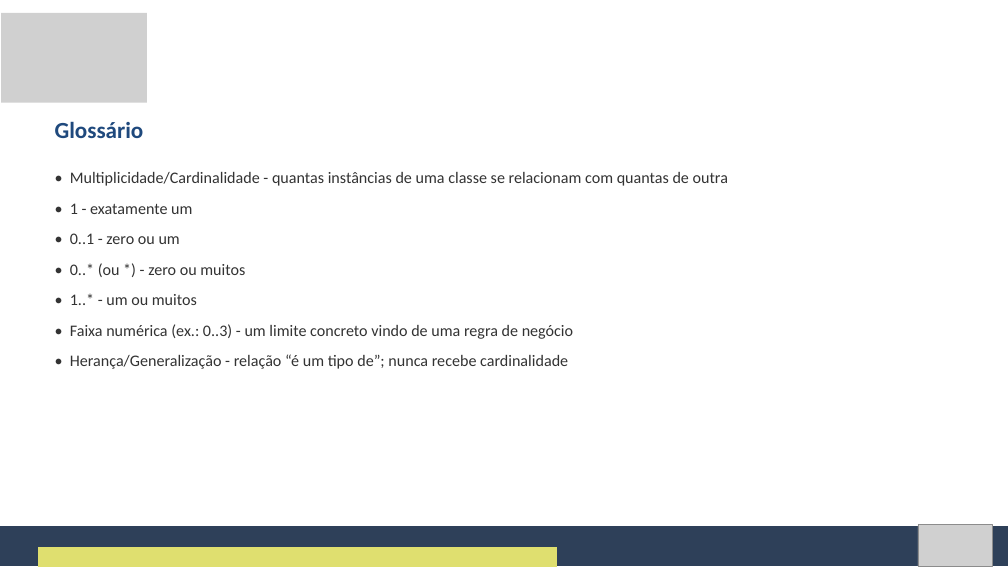
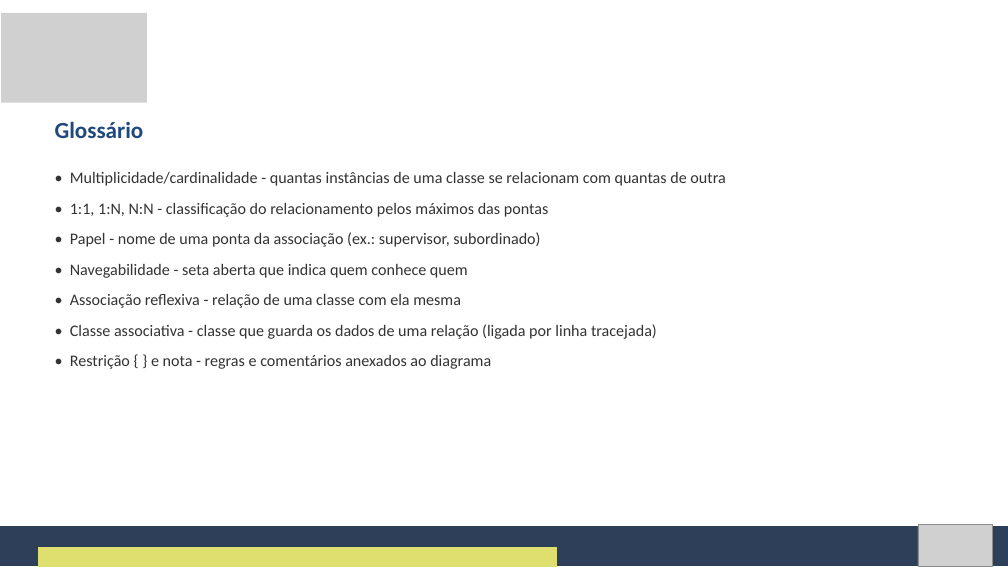
Before and after one commit to Natan20/Curso-Modelagem-De-Sistemas-Material, a slide deck: slide 113 of Aula 06 - 25-09-2026/Aula 6 - Slides.pptx (slide 102 before the commit). Drawn at 1008x567 pixels with LibreOffice and Linux fonts; fonts in the diff are those of the drawing; grey boxes stand for pictures. Boxes give left, top, right and bottom in pixels: in the first picture for what was removed or moved away, otherwise in the second. Text is boxed around its words. In the diff, an @@ line names an element or a change of style, - is before the commit and + after.

Commit message:
Amplia a Aula 6: cardinalidade e além, atividades com ponto de partida
- Slides (117) e Apostila reestruturados: 1:1/1:N/N:N, papéis, navegabilidade,
  associação reflexiva, classe associativa, restrições e ponte com o banco
- Atividade 1 alinhada ao diagrama da Aula 5 (verbos originais e as
  associações Atendente registra / Gerente autoriza Pedido)
- Atividade 3 (revisão geral AutoCerto) dividida em 3 etapas, com exemplo
  de formato para cada parte
- Exemplo guiado com passos de posicionamento e slide de resultado esperado
- Arquivos .drawio de ponto de partida para o exemplo guiado e as
  Atividades 1 e 2
- Novos diagramas da aula

```diff
--- a/Aula 06 - 25-09-2026/Aula 6 - Slides.pptx
+++ b/Aula 06 - 25-09-2026/Aula 6 - Slides.pptx
@@ text at [70, 172, 725, 369]: text changed @@
-• Multiplicidade/Cardinalidade - quantas instâncias de uma classe se relacionam com quantas de outra
-• 1 - exatamente um
-• 0..1 - zero ou um
-• 0..* (ou *) - zero ou muitos
-• 1..* - um ou muitos
-• Faixa numérica (ex.: 0..3) - um limite concreto vindo de uma regra de negócio
-• Herança/Generalização - relação “é um tipo de”; nunca recebe cardinalidade
+• Multiplicidade/cardinalidade - quantas instâncias de uma classe se relacionam com quantas de outra
+• 1:1, 1:N, N:N - classificação do relacionamento pelos máximos das pontas
+• Papel - nome de uma ponta da associação (ex.: supervisor, subordinado)
+• Navegabilidade - seta aberta que indica quem conhece quem
+• Associação reflexiva - relação de uma classe com ela mesma
+• Classe associativa - classe que guarda os dados de uma relação (ligada por linha tracejada)
+• Restrição { } e nota - regras e comentários anexados ao diagrama
```
Also in this commit, not shown: 64 other slides changed, 41 slides added, 30 slides removed, 20 other files.
